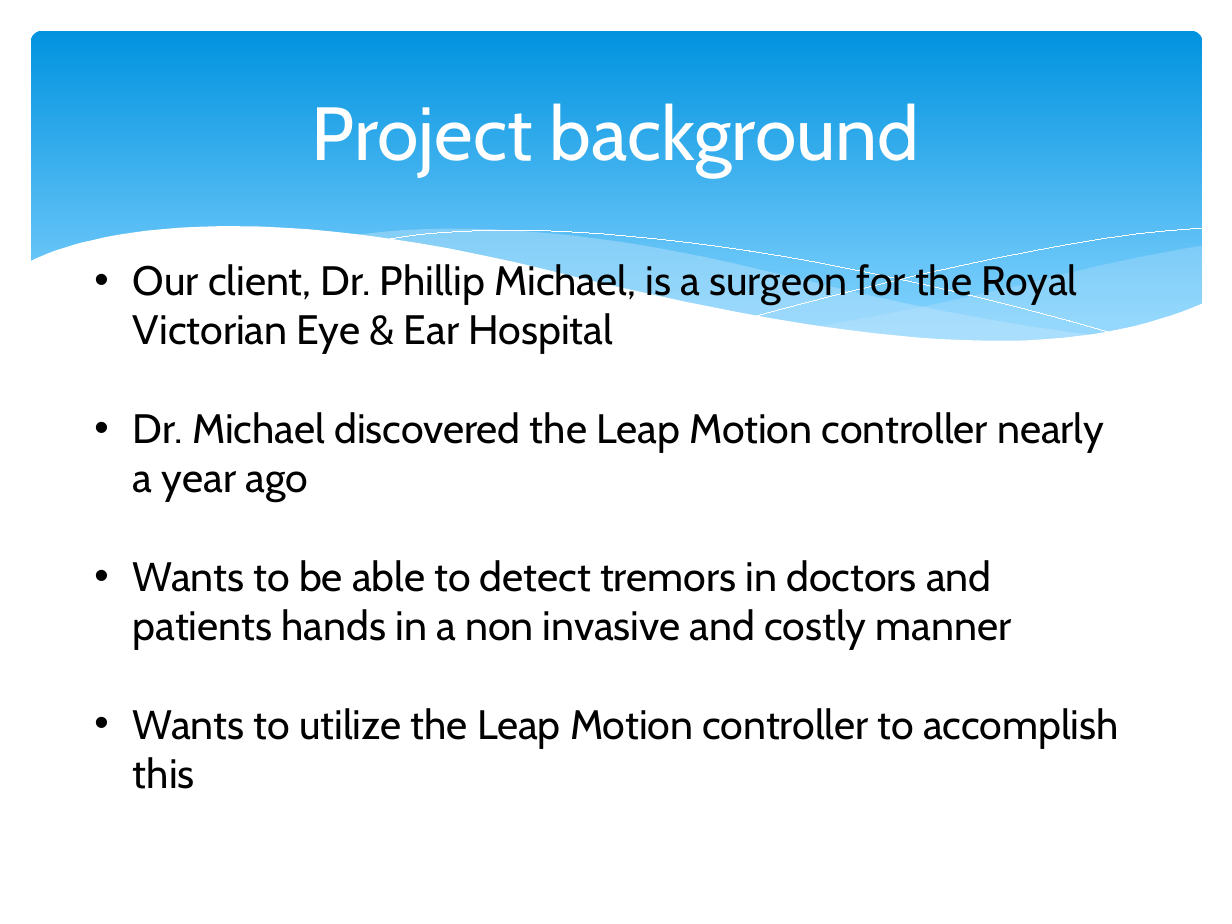
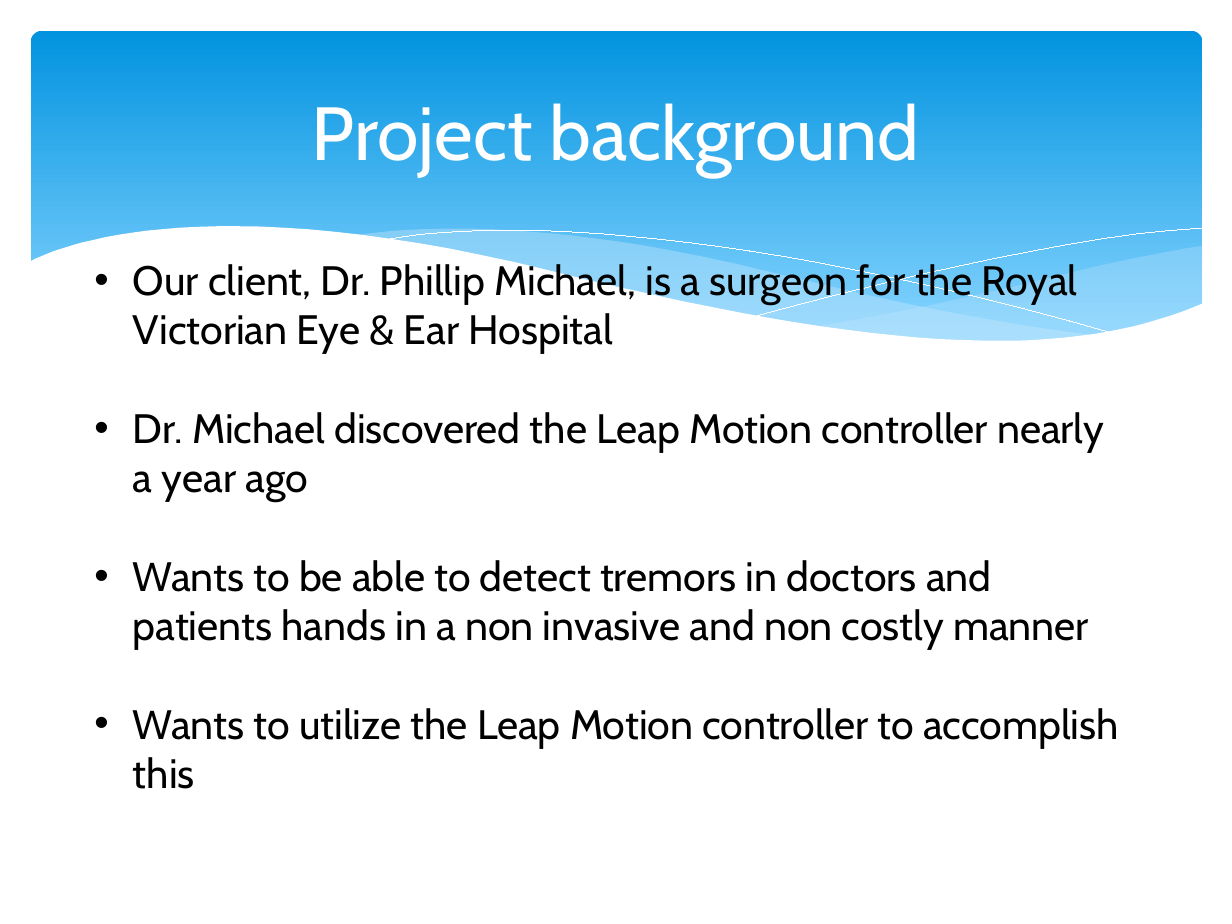
Before and after one commit to ngokylan/Leap-Motion, a slide deck: slide 2 of Presentaton slide/presentation week 7.pptx. Drawn at 1232x924 pixels with LibreOffice and Linux fonts; fonts in the diff are those of the drawing. Boxes give left, top, right and bottom in pixels: in the first picture for what was removed or moved away, otherwise in the second. Text is boxed around its words. In the diff, an @@ line names an element or a change of style, - is before the commit and + after.

```diff
--- a/Presentaton slide/presentation week 7.pptx
+++ b/Presentaton slide/presentation week 7.pptx
@@ text at bbox=[133, 560, 1089, 650]: text changed @@
-• Wants to be able to detect tremors in doctors and patients hands in a non invasive and costly manner
+• Wants to be able to detect tremors in doctors and patients hands in a non invasive and non costly manner
```
Also in this commit, not shown: 2 other files.
